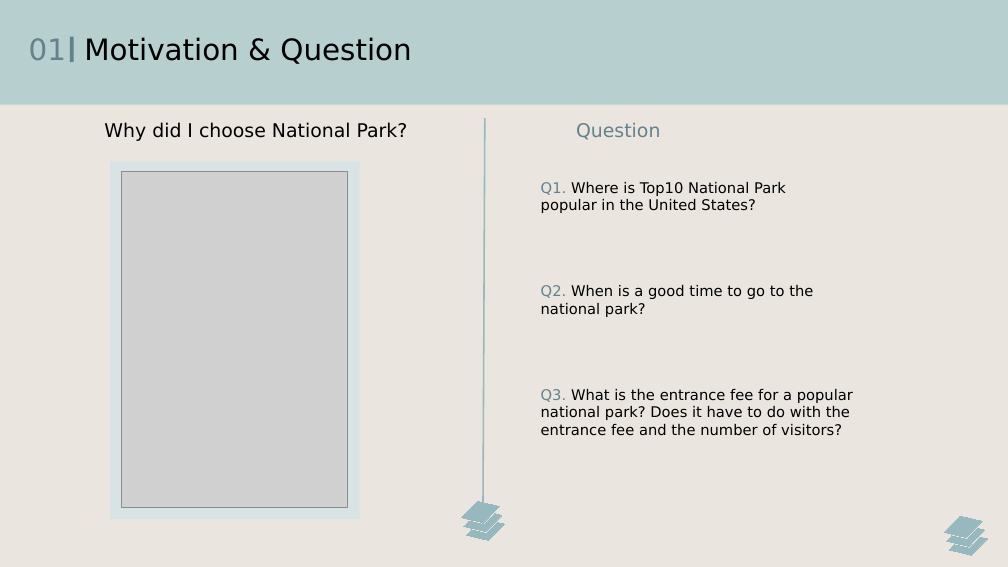
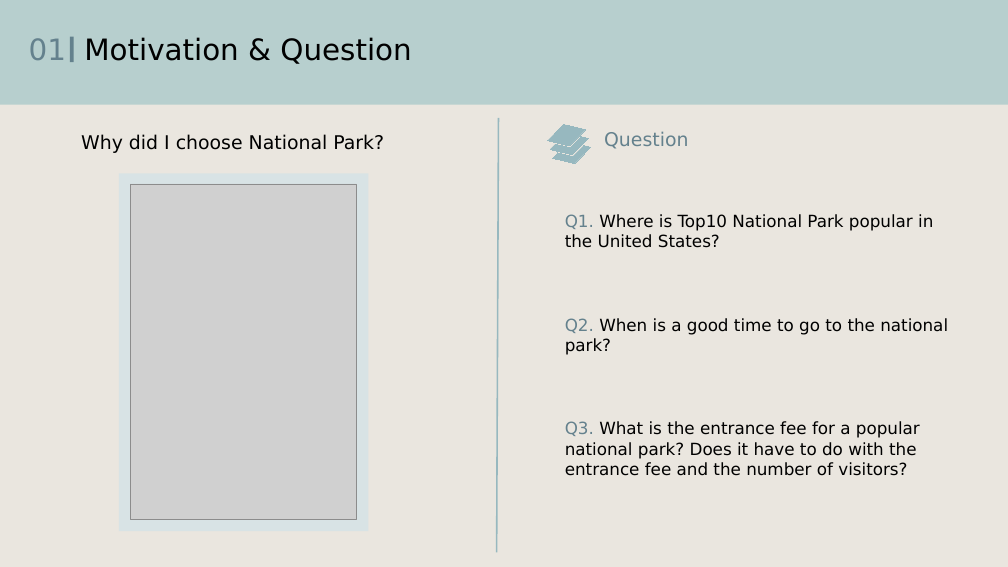
Before and after one commit to hayley01145553/WebScrapingProject, a slide deck: slide 3 of Web Scraping Project.pptx. Drawn at 1008x567 pixels with LibreOffice and Linux fonts; fonts in the diff are those of the drawing; grey boxes stand for pictures. Boxes give left, top, right and bottom in pixels: in the first picture for what was removed or moved away, otherwise in the second. Text is boxed around its words. In the diff, an @@ line names an element or a change of style, - is before the commit and + after.

```diff
--- a/Web Scraping Project.pptx
+++ b/Web Scraping Project.pptx
@@ line moved from (485, 118) - (483, 530) to (498, 118) - (497, 553) @@
@@ text "Why did I choose National ...": place and size @@
-text "Why did I choose National ..." at [104, 122, 408, 141]
+text "Why did I choose National ..." at [81, 134, 384, 153]
@@ 3 freeform shapes: place and size @@
-3 freeform shapes at [941, 511, 990, 561]
+3 freeform shapes at [544, 119, 593, 169]
@@ text "Question": place and size @@
-text "Question" at [576, 122, 660, 140]
+text "Question" at [604, 131, 688, 149]
@@ rectangle: place and size @@
-rectangle at [110, 162, 360, 520]
+rectangle at [119, 174, 368, 532]
@@ picture: place and size @@
-picture at [122, 172, 348, 507]
+picture at [130, 184, 356, 519]
@@ text "Q1. Where is Top10 National ...": place and size @@
-text "Q1. Where is Top10 National ..." at [541, 181, 786, 213]
+text "Q1. Where is Top10 National ..." at [565, 214, 933, 248]
@@ size 14 to 16 pt in 3 elements at [565, 421, 920, 476], [565, 214, 933, 248], [565, 318, 948, 355] @@
@@ text "Q2. When is a good ...": place and size @@
-text "Q2. When is a good ..." at [541, 284, 813, 317]
+text "Q2. When is a good ..." at [565, 318, 948, 355]
@@ text "Q3. What is the entrance ...": place and size @@
-text "Q3. What is the entrance ..." at [541, 388, 853, 436]
+text "Q3. What is the entrance ..." at [565, 421, 920, 476]
@@ freeform shape removed at [458, 496, 502, 529] @@
@@ freeform shape removed at [463, 512, 505, 538] @@
@@ freeform shape removed at [465, 521, 507, 547] @@
```
Also in this commit, not shown: 7 other slides changed.
